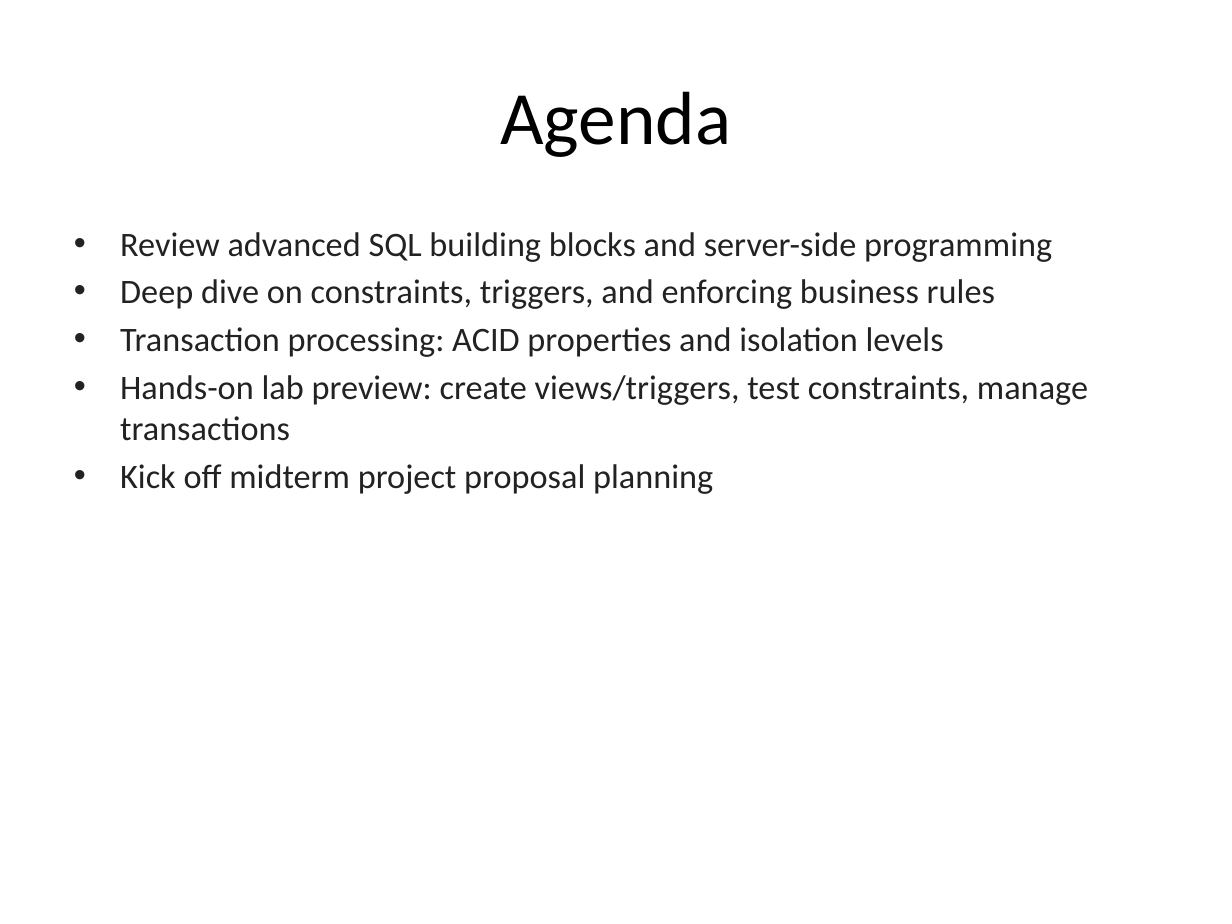
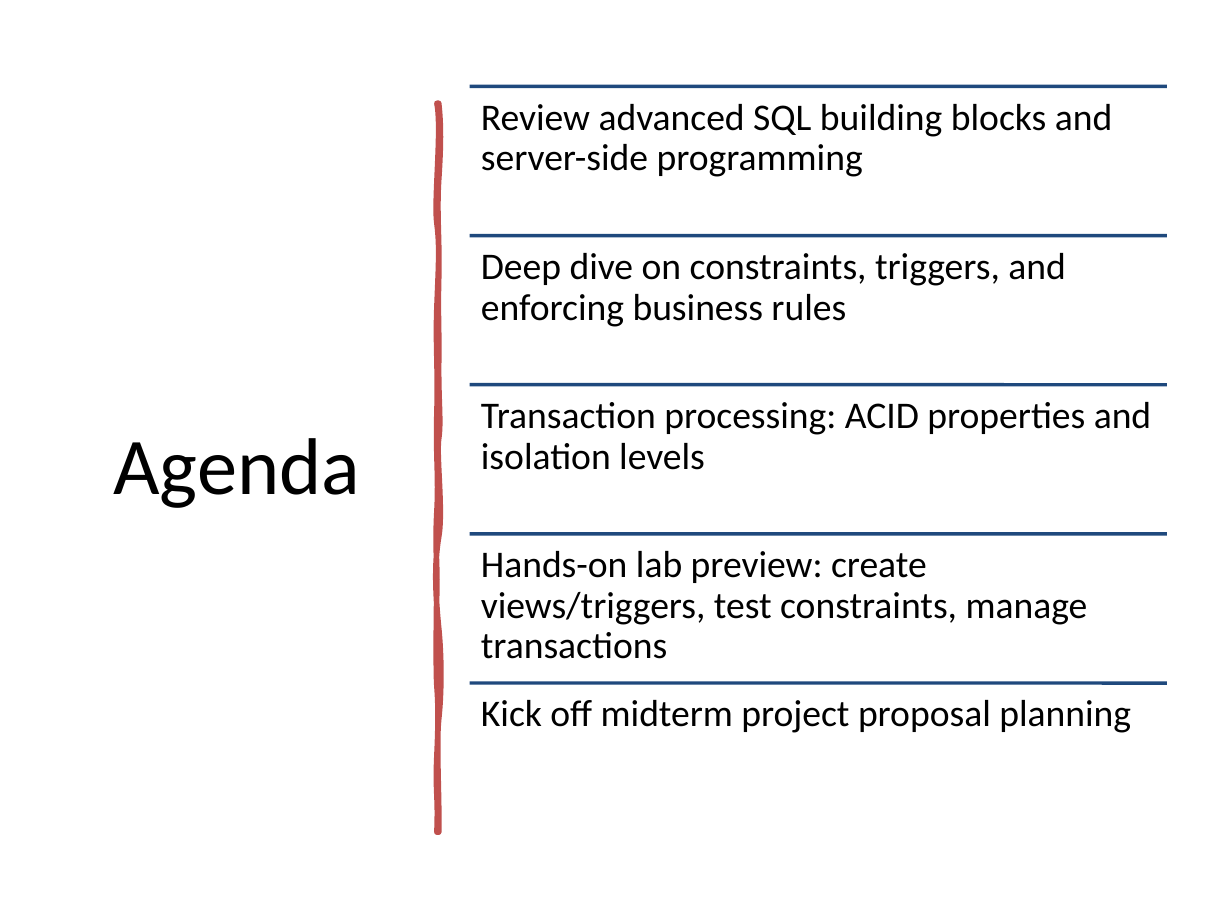
Before and after one commit to lolusername/CST4714_DB_admin, a slide deck: slide 2 of week_4/Week4_Advanced_SQL_Transactions.pptx. Drawn at 1232x924 pixels with LibreOffice and Linux fonts; fonts in the diff are those of the drawing. Boxes give left, top, right and bottom in pixels: in the first picture for what was removed or moved away, otherwise in the second. Text is boxed around its words. In the diff, an @@ line names an element or a change of style, - is before the commit and + after.

```diff
--- a/week_4/Week4_Advanced_SQL_Transactions.pptx
+++ b/week_4/Week4_Advanced_SQL_Transactions.pptx
@@ title "Agenda" moved from (x1=500, y1=91, x2=731, y2=157) to (x1=113, y1=438, x2=360, y2=508) @@
@@ title "Agenda" at (x1=113, y1=438, x2=360, y2=508): size 44 to 47 pt @@
@@ freeform shape added at (x1=438, y1=103, x2=439, y2=832), fill #C0504D, outline #C0504D 3.25 pt @@
@@ text removed at (x1=120, y1=232, x2=1088, y2=494) @@
-• Review advanced SQL building blocks and server-side programming
-• Deep dive on constraints, triggers, and enforcing business rules
-• Transaction processing: ACID properties and isolation levels
-• Hands-on lab preview: create views/triggers, test constraints, manage transactions
-• Kick off midterm project proposal planning
@@ group added at (x1=469, y1=86, x2=1167, y2=733): 5 lines, 5 texts @@
+Review advanced SQL building blocks and server-side programming
+Deep dive on constraints, triggers, and enforcing business rules
+Transaction processing: ACID properties and isolation levels
+Hands-on lab preview: create views/triggers, test constraints, manage transactions
+Kick off midterm project proposal planning
```
Also in this commit, not shown: 13 other slides changed, 6 other files.
